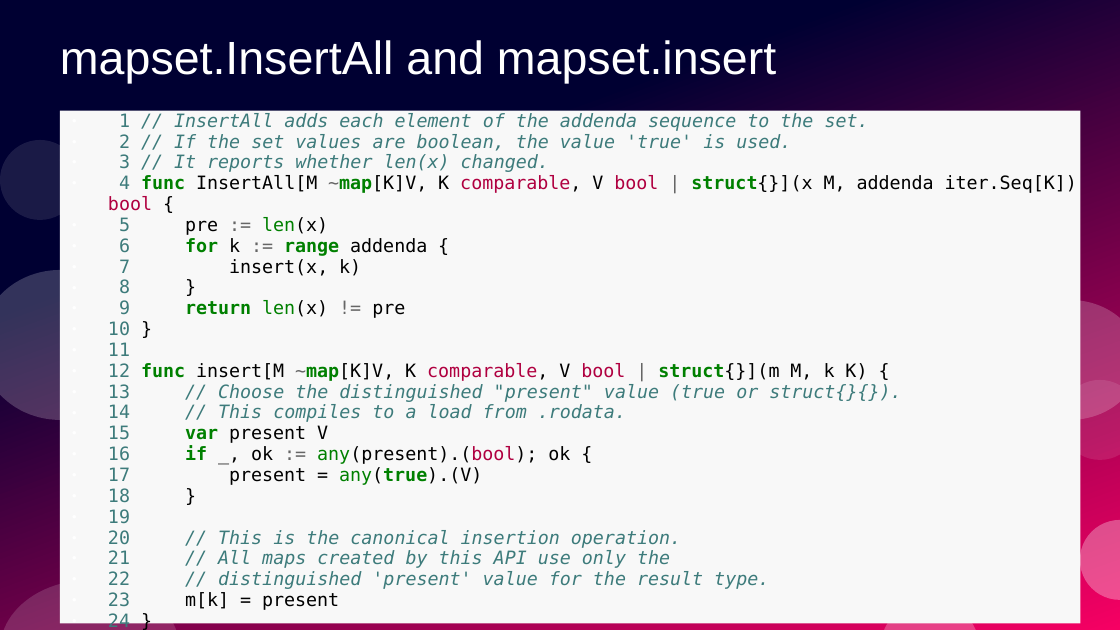
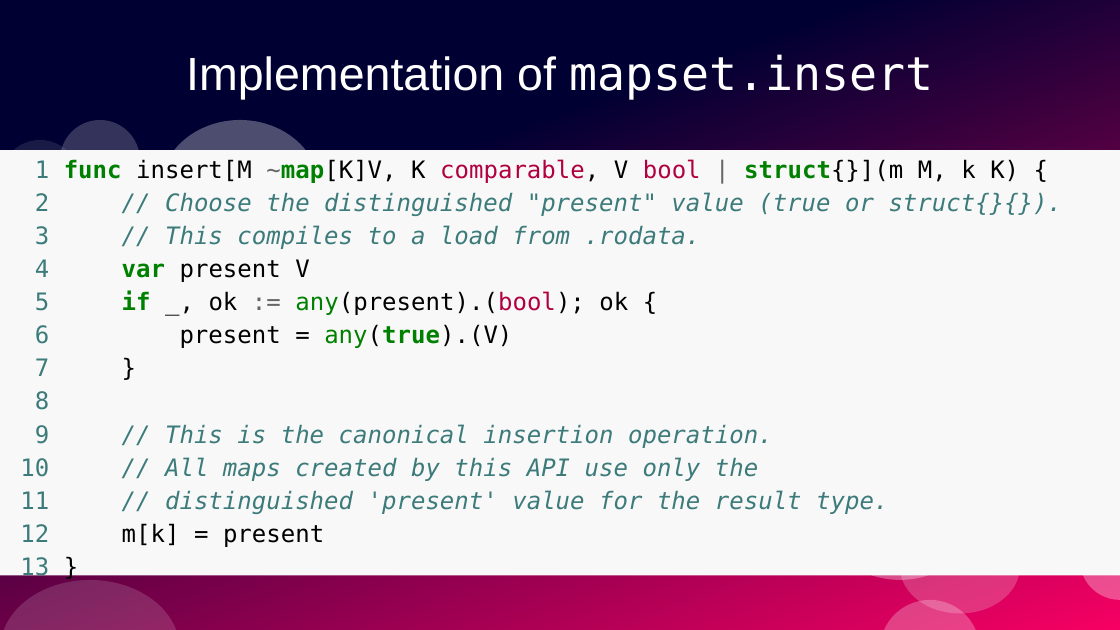
Before and after one commit to ramalho/sets-in-go, a slide deck: slide 64 of sets-in-go.odp (slide 60 before the commit). Drawn at 1120x630 pixels with LibreOffice and Linux fonts; fonts in the diff are those of the drawing. Boxes give left, top, right and bottom in pixels: in the first picture for what was removed or moved away, otherwise in the second. Text is boxed around its words. In the diff, an @@ line names an element or a change of style, - is before the commit and + after.

```diff
--- a/sets-in-go.odp
+++ b/sets-in-go.odp
@@ title at (186, 54, 933, 100): text changed @@
-mapset.InsertAll and mapset.insert
+Implementation of mapset.insert
@@ ellipse added at (160, 120, 319, 260), fill #FFFFFF at 30% opacity @@
@@ text "1 func insert[M ~map[K]V, K ...": place and size @@
-text "1 func insert[M ~map[K]V, K ..." at (60, 111, 1080, 624)
+text "1 func insert[M ~map[K]V, K ..." at (0, 150, 1120, 576)
@@ text at (20, 159, 1063, 581): text changed; size 12.9 to 17 pt @@
-● 1 // InsertAll adds each element of the addenda sequence to the set.
-● 2 // If the set values are boolean, the value 'true' is used.
-● 3 // It reports whether len(x) changed.
-● 4 func InsertAll[M ~map[K]V, K comparable, V bool | struct{}](x M, addenda iter.Seq[K]) bool {
-● 5 pre := len(x)
-● 6 for k := range addenda {
-● 7 insert(x, k)
-● 8 }
-● 9 return len(x) != pre
-● 10 }
-● 11
-● 12 func insert[M ~map[K]V, K comparable, V bool | struct{}](m M, k K) {
-● 13 // Choose the distinguished "present" value (true or struct{}{}).
-● 14 // This compiles to a load from .rodata.
-● 15 var present V
-● 16 if _, ok := any(present).(bool); ok {
-● 17 present = any(true).(V)
-● 18 }
-● 19
-● 20 // This is the canonical insertion operation.
-● 21 // All maps created by this API use only the
-● 22 // distinguished 'present' value for the result type.
-● 23 m[k] = present
-● 24 }
+1 func insert[M ~map[K]V, K comparable, V bool | struct{}](m M, k K) {
+2 // Choose the distinguished "present" value (true or struct{}{}).
+3 // This compiles to a load from .rodata.
+4 var present V
+5 if _, ok := any(present).(bool); ok {
+6 present = any(true).(V)
+7 }
+8
+9 // This is the canonical insertion operation.
+10 // All maps created by this API use only the
+11 // distinguished 'present' value for the result type.
+12 m[k] = present
+13 }
@@ ellipse added at (820, 440, 980, 580), fill #FFFFFF at 30% opacity @@
@@ ellipse added at (900, 520, 1020, 614), fill #FFFFFF at 20% opacity @@
```
Also in this commit, not shown: 2 other slides changed, 11 slides added, 5 other files.
